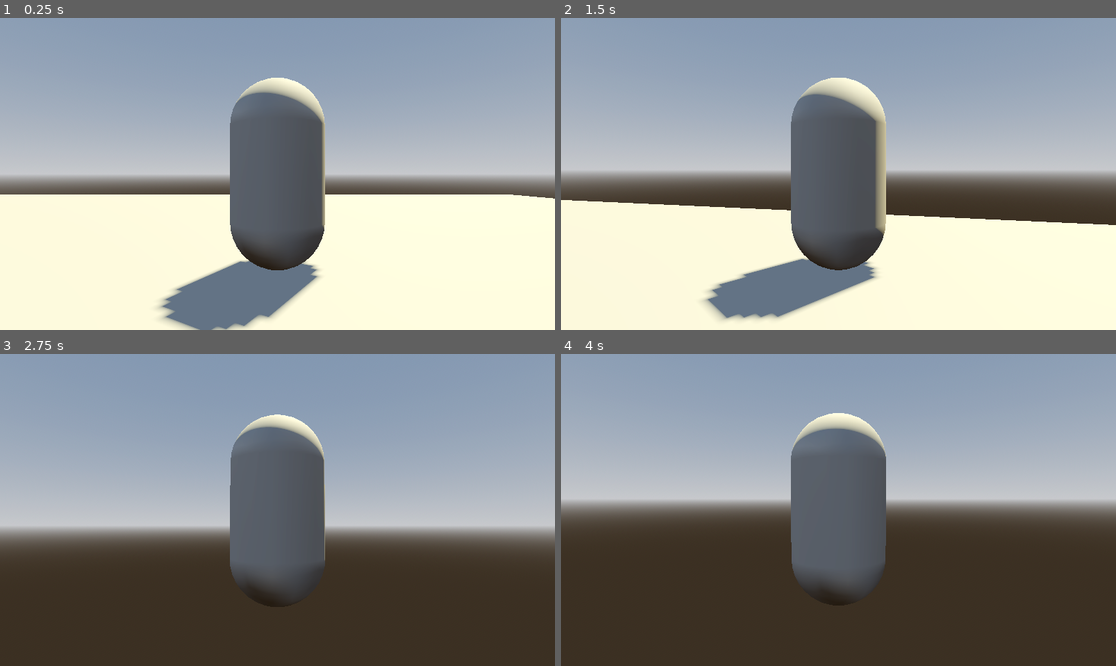
Above: before the commit, frames 1-4 (two rows, left to right).
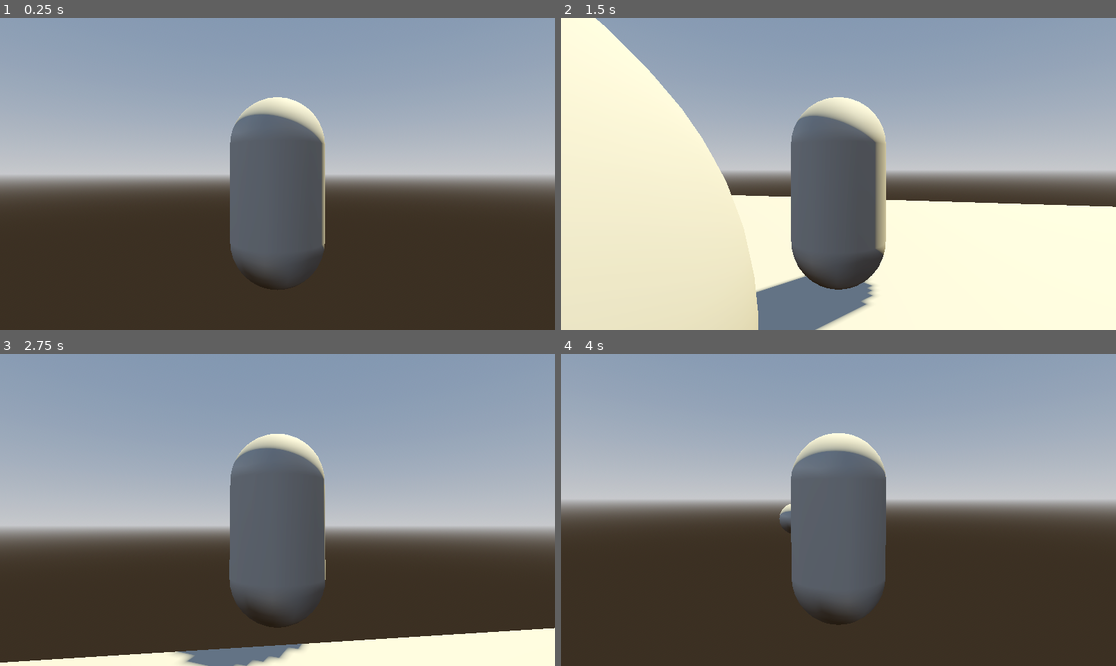
Above: after the commit, the same moments.

Repository: Chainsawmany/Game-engine
Game: Godot game, scene res://world.tscn
Same seed, same stepped clock (60 frames per second), same inputs: the game is played once before the commit and once after it.
Inputs (mouse positions are in pixels of both pictures, inside the frame that each line leads up to):
- Up to frame 1 (0.25 s): no input
- Up to frame 2 (1.5 s): tap Enter (ui_accept) at 0.5, 0.77 s; move the mouse to (866, 174) at 0.52 s; hold W (ui_up) from 0.53 s (still down); click (866, 174) at 0.6 s; move the mouse to (810, 174) at 1.27 s; click (810, 174) at 1.35 s
- Up to frame 3 (2.75 s): keep holding W (ui_up); tap Enter (ui_accept) at 1.52 s; move the mouse to (288, 503) at 2.02 s; click (288, 503) at 2.1 s
- Up to frame 4 (4 s): keep holding W (ui_up); move the mouse to (832, 516) at 2.77 s; click (832, 516) at 2.85 s; tap Enter (ui_accept) at 3.02, 3.5, 3.77 s; move the mouse to (877, 513) at 3.52 s; click (877, 513) at 3.6 s

The runs differ from the first frame. In frame 1, 43% of the frame differs, in the area x 0-100%, y 19-100%; in frame 2, 24%; in frame 3, 9.8%; in frame 4, 3.4%.

Commit message:
stop messing around

Diff:
--- /dev/null
+++ b/ball.gd
@@ -0,0 +1,11 @@
+extends RigidBody3D
+
+var speed :=10.0
+# Called when the node enters the scene tree for the first time.
+func _ready():
+	apply_central_impulse(global_transform.basis.z*speed)
+
+
+# Called every frame. 'delta' is the elapsed time since the previous frame.
+func _process(delta):
+	pass
--- /dev/null
+++ b/ball.tscn
@@ -0,0 +1,17 @@
+[gd_scene load_steps=4 format=3 uid="uid://djqkrdviacttx"]
+
+[ext_resource type="Script" path="res://ball.gd" id="1_0irqb"]
+
+[sub_resource type="SphereShape3D" id="SphereShape3D_l6j0c"]
+
+[sub_resource type="SphereMesh" id="SphereMesh_j5xm3"]
+
+[node name="Ball" type="RigidBody3D"]
+transform = Transform3D(1, 0, 0, 0, 1, 0, 0, 0, 1, 0, 0.547829, 0)
+script = ExtResource("1_0irqb")
+
+[node name="CollisionShape3D2" type="CollisionShape3D" parent="."]
+shape = SubResource("SphereShape3D_l6j0c")
+
+[node name="MeshInstance3D2" type="MeshInstance3D" parent="."]
+mesh = SubResource("SphereMesh_j5xm3")
--- /dev/null
+++ b/enemy.gd
@@ -0,0 +1,34 @@
+extends RigidBody3D
+
+
+# Called when the node enters the scene tree for the first time.
+func _ready():
+	pass # Replace with function body.
+
+const SPEED = 100.0
+var player_detected=false
+var player= null
+@export var health:=10
+func _physics_process(delta):
+	if player_detected:
+		var move_direction = (player.global_position - global_position).normilized();
+		apply_central_force(move_direction*SPEED)
+
+
+func _on_player_detect_area_entered(body):
+	if body.is_in_group("player"):
+		player=body
+		player_detected=true
+
+
+func _on_player_detect_area_exited(body):
+	if body.is_in_group("player"):
+		player = null
+		player_detected= false
+
+
+func _on_bullet_hit_area_entered(body):
+	if body.is_in_group("bullet"):
+		health -= 1
+		if health<=0:
+			queue_free()
--- /dev/null
+++ b/enemy.tscn
@@ -0,0 +1,36 @@
+[gd_scene load_steps=6 format=3 uid="uid://pdf2lp4umrp1"]
+
+[ext_resource type="Script" path="res://enemy.gd" id="1_rs0ea"]
+
+[sub_resource type="SphereMesh" id="SphereMesh_e4s5i"]
+
+[sub_resource type="SphereShape3D" id="SphereShape3D_i7sdk"]
+
+[sub_resource type="SphereShape3D" id="SphereShape3D_c4ga3"]
+radius = 19.7909
+
+[sub_resource type="SphereShape3D" id="SphereShape3D_c1qvn"]
+
+[node name="Enemy" type="RigidBody3D"]
+script = ExtResource("1_rs0ea")
+
+[node name="MeshInstance3D" type="MeshInstance3D" parent="."]
+mesh = SubResource("SphereMesh_e4s5i")
+
+[node name="CollisionShape3D" type="CollisionShape3D" parent="."]
+shape = SubResource("SphereShape3D_i7sdk")
+
+[node name="Player detect" type="Area3D" parent="."]
+
+[node name="CollisionShape3D" type="CollisionShape3D" parent="Player detect"]
+transform = Transform3D(1, 0, 0, 0, 1, 0, 0, 0, 1, -0.0320168, 0, 0)
+shape = SubResource("SphereShape3D_c4ga3")
+
+[node name="Bullet hit" type="Area3D" parent="."]
+
+[node name="CollisionShape3D" type="CollisionShape3D" parent="Bullet hit"]
+shape = SubResource("SphereShape3D_c1qvn")
+
+[connection signal="area_entered" from="Player detect" to="." method="_on_player_detect_area_entered"]
+[connection signal="area_exited" from="Player detect" to="." method="_on_player_detect_area_exited"]
+[connection signal="area_entered" from="Bullet hit" to="." method="_on_bullet_hit_area_entered"]
--- a/node_3d.tscn
+++ b/node_3d.tscn
@@ -7,6 +7,10 @@
 
 [sub_resource type="CapsuleShape3D" id="CapsuleShape3D_bj73l"]
 height = 1.99599
+
+[sub_resource type="CapsuleMesh" id="CapsuleMesh_5kv3r"]
+radius = 0.25
+height = 0.5
 
 [node name="Player" type="CharacterBody3D"]
 transform = Transform3D(1, 0, 0, 0, 1, 0, 0, 0, 1, 0, 1, 0)
@@ -19,6 +23,7 @@
 shape = SubResource("CapsuleShape3D_bj73l")
 
 [node name="SpringArm3D" type="SpringArm3D" parent="."]
+transform = Transform3D(1, 0, 0, 0, 1, 0, 0, 0, 1, 0, 0.198626, 0)
 spring_length = 3.0
 script = ExtResource("2_h7imo")
 
@@ -26,3 +31,10 @@
 fov = 58.0801
 
 [node name="RayCast3D" type="RayCast3D" parent="SpringArm3D/Camera3D"]
+
+[node name="MeshInstance3D2" type="MeshInstance3D" parent="."]
+transform = Transform3D(1, 0, 0, 0, 1, 0, 0, 0, 1, 0, 0, -1.6727)
+mesh = SubResource("CapsuleMesh_5kv3r")
+
+[node name="Marker3D" type="Marker3D" parent="MeshInstance3D2"]
+transform = Transform3D(1, 0, 0, 0, 1, 0, 0, 0, 1, 0, 0, -0.076069)
--- a/player.gd
+++ b/player.gd
@@ -1,6 +1,7 @@
 extends CharacterBody3D
 @onready var spring_arm:SpringArm3D=$SpringArm3D
-
+var object_class = preload("res://ball.tscn")
+@onready var shoot_position= $MeshInstance3D2/Marker3D
 
 const SPEED = 5.0
 const JUMP_VELOCITY = 4.5
@@ -31,3 +32,12 @@
 		velocity.z = move_toward(velocity.z, 0, SPEED)
 
 	move_and_slide()
+
+func _process(delta):
+	var root = get_tree().get_root().get_node("World")
+	if Input.is_action_just_pressed("Shoot"):
+		print("shoot")
+		var object_instance = object_class.instantiate()
+		object_instance.position = shoot_position.global_position
+		object_instance.rotation.y=$MeshInstance3D2.rotation.y
+		root.add_child(object_instance)
--- a/project.godot
+++ b/project.godot
@@ -45,3 +45,8 @@
 , Object(InputEventJoypadMotion,"resource_local_to_scene":false,"resource_name":"","device":0,"axis":1,"axis_value":1.0,"script":null)
 ]
 }
+Shoot={
+"deadzone": 0.5,
+"events": [Object(InputEventMouseButton,"resource_local_to_scene":false,"resource_name":"","device":-1,"window_id":0,"alt_pressed":false,"shift_pressed":false,"ctrl_pressed":false,"meta_pressed":false,"button_mask":0,"position":Vector2(0, 0),"global_position":Vector2(0, 0),"factor":1.0,"button_index":1,"canceled":false,"pressed":false,"double_click":false,"script":null)
+]
+}
--- a/world.tscn
+++ b/world.tscn
@@ -20,7 +20,7 @@
 [sub_resource type="ConcavePolygonShape3D" id="ConcavePolygonShape3D_yfn0h"]
 data = PackedVector3Array(-0.5, 0.5, 0.5, 0.5, 0.5, 0.5, -0.5, -0.5, 0.5, 0.5, 0.5, 0.5, 0.5, -0.5, 0.5, -0.5, -0.5, 0. …(500 unchanged characters)…
 
-[node name="world" type="Node3D"]
+[node name="World" type="Node3D"]
 transform = Transform3D(0.630885, 0, 0, 0, 0.630885, 0, 0, 0, 0.630885, -0.0124073, 0.0109649, -0.0100908)
 
 [node name="DirectionalLight3D" type="DirectionalLight3D" parent="."]
@@ -42,4 +42,4 @@
 shape = SubResource("ConcavePolygonShape3D_yfn0h")
 
 [node name="Player" parent="." instance=ExtResource("1_rasei")]
-transform = Transform3D(1, 0, 0, 0, 1, 0, 0, 0, 1, 1.75468, 1.21291, -4.76479)
+transform = Transform3D(1, 0, 0, 0, 1, 0, 0, 0, 1, -1.01355, 11.6128, 0.497864)
Not shown: 1 places in node_3d.tscn that only renumber resources
